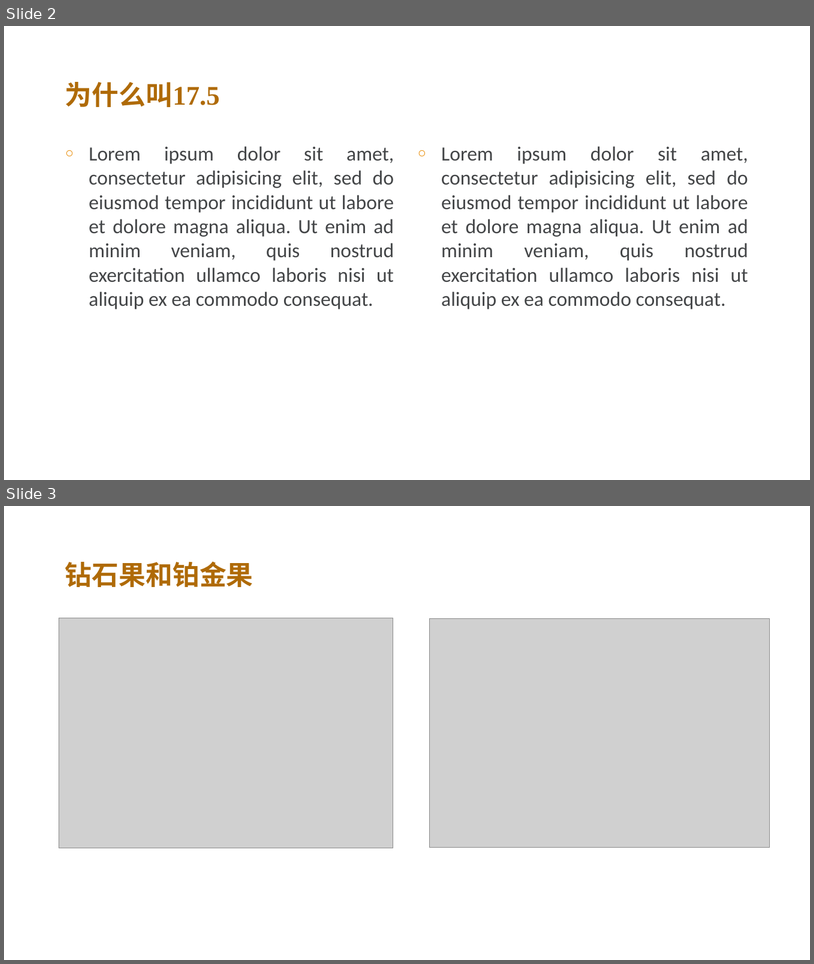
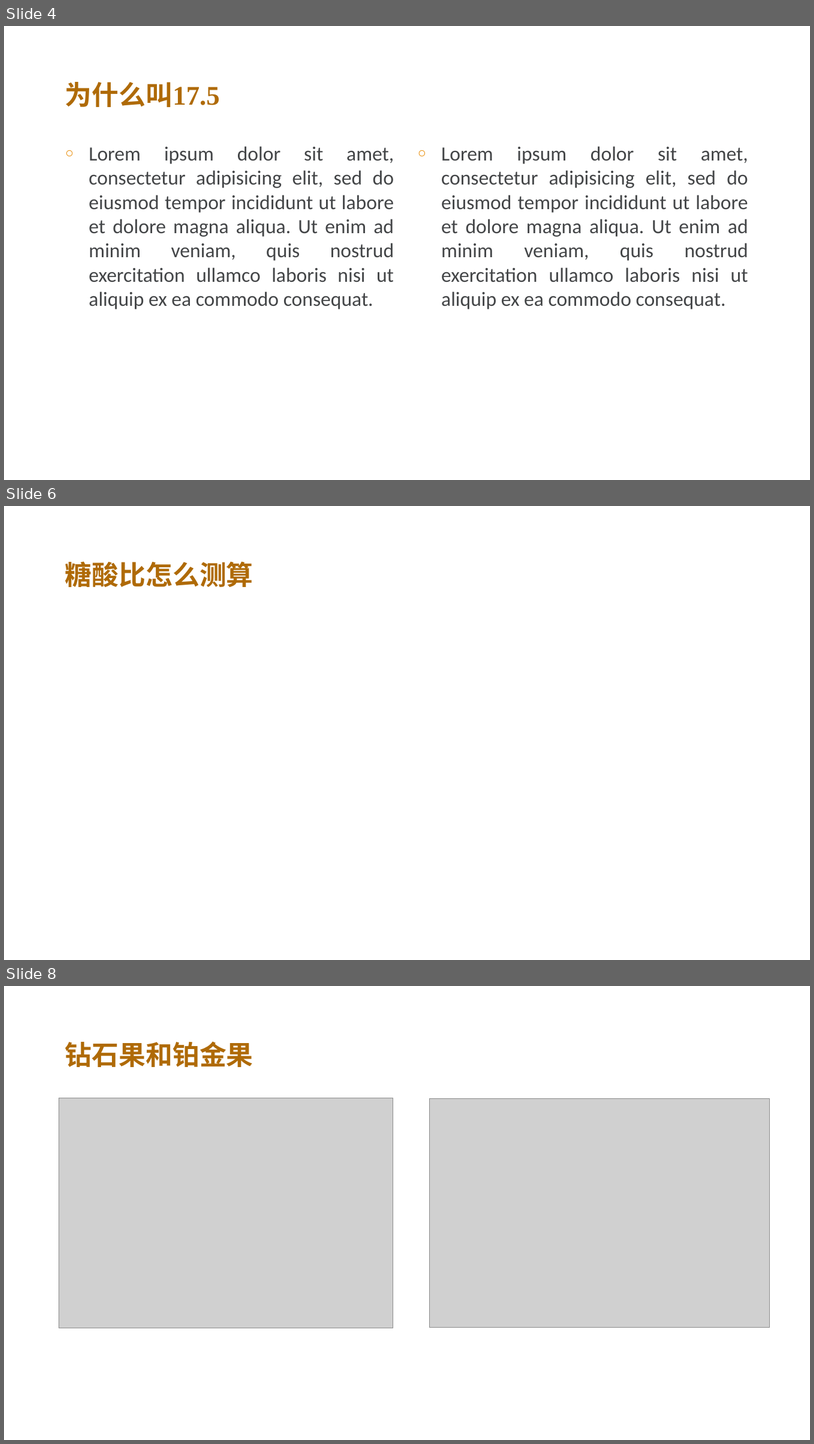
Before and after one commit to FredJiangFei/freetalk, a slide deck: 17.5/橙子.pptx. Shown one above the other, each under a label of ours: slides 2 and 3 before the commit, slides 4, 6 and 8 after it; the slides between them are not shown. The pictures are 814x964 and 814x1444 pixels, drawn with LibreOffice and Linux fonts; fonts in the diff are those of the drawing; grey boxes stand for pictures; background and template pictures are left out. Boxes give left, top, right and bottom in pixels: in the first picture for what was removed or moved away, otherwise in the second. Text is boxed around its words. In the diff, an @@ line names an element or a change of style, - is before the commit and + after.

```diff
--- a/17.5/橙子.pptx
+++ b/17.5/橙子.pptx
@@ slide 6 added at [4, 506, 810, 960], background picture (left out); not listed: 1 template element that a slide beside it also shows @@
@@ text added at [65, 561, 254, 587], 32 pt, text #AF6A07, bold @@
+糖酸比怎么测算
@@ what was slide 2 is now slide 4 @@
@@ what was slide 3 is now slide 8 @@
```
Also in this commit, not shown: 1 slide changed, 8 other slides added.
